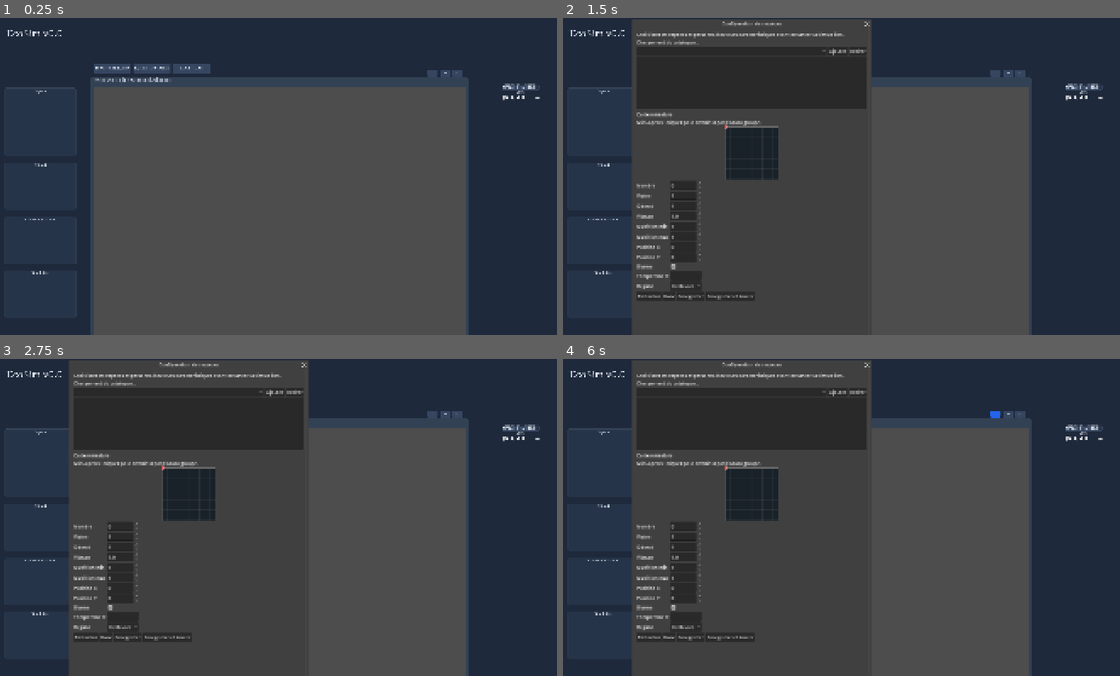
Above: before the commit, frames 1-4 (two rows, left to right).
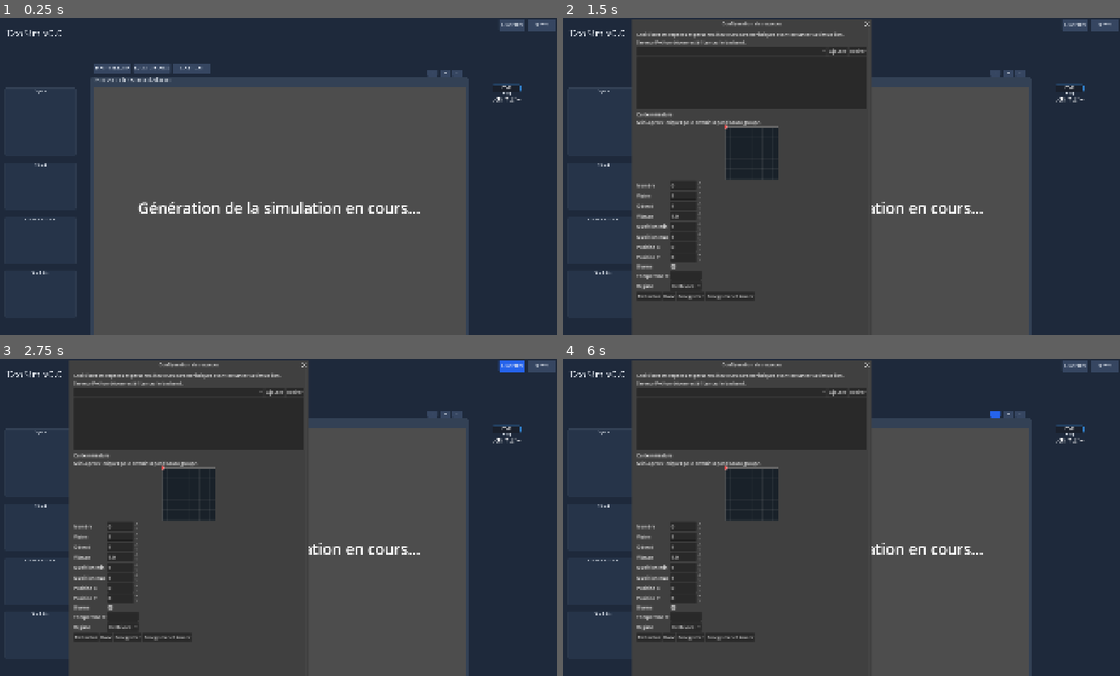
Above: after the commit, the same moments.

Repository: EcoSim-Interactive/EcoSim-game
Game: Godot game, scene res://screens/Homepage.tscn
The game is run twice, just before and just after one commit, with the same random seed, the same clock (stepped at 60 frames per second) and the same inputs.
Inputs (mouse positions are in pixels of both pictures, inside the frame that each line leads up to):
- Up to frame 1 (0.25 s): no input
- Up to frame 2 (1.5 s): click "Marche/Arrêt" (after the commit: "Start") at 0.5 s; click "Jour/Nuit" at 1.25 s
- Up to frame 3 (2.75 s): click (512, 365) at 2 s, where only the run after the commit has a clickable "Paramètres"
- Up to frame 4 (6 s): click "Marche/Arrêt" (after the commit: "Start") at 2.75 s; click "Import Simulation" at 3.5 s; click "Export Simulation" at 4.25 s; click "Export logs" at 5 s; click "1x" at 5.75 s

The runs differ from the first frame. In frame 1, 1.4% of the frame differs, in the area x 24-100%, y 0-62%; in frame 2, 1.0%; in frame 3, 1.0%; in frame 4, 1.0%.

Commit message:
bouton settings, visuel marche arret, indicateur de generation monde et simu

Diff:
--- a/simulatorV1/godot_interface/simulation/project.godot
+++ b/simulatorV1/godot_interface/simulation/project.godot
@@ -23,6 +23,7 @@
 
 window/size/viewport_width=1920
 window/size/viewport_height=1080
+window/size/mode=3
 window/stretch/mode="canvas_items"
 
 [global_group]
--- a/simulatorV1/godot_interface/simulation/screens/Homepage.tscn
+++ b/simulatorV1/godot_interface/simulation/screens/Homepage.tscn
@@ -27,6 +27,68 @@
 corner_radius_top_right = 16
 corner_radius_bottom_right = 16
 corner_radius_bottom_left = 16
+
+[sub_resource type="StyleBoxFlat" id="StyleBoxFlat_Settings"]
+bg_color = Color(0.12, 0.14, 0.18, 0.95)
+border_width_left = 6
+border_width_top = 6
+border_width_right = 6
+border_width_bottom = 6
+border_color = Color(0.2, 0.6, 0.4, 1)
+corner_radius_top_left = 16
+corner_radius_top_right = 16
+corner_radius_bottom_right = 16
+corner_radius_bottom_left = 16
+shadow_color = Color(0, 0, 0, 0.5)
+shadow_size = 12
+
+[sub_resource type="StyleBoxFlat" id="StyleBoxFlat_StartNormal"]
+bg_color = Color(0.102, 0.125, 0.173, 1)
+border_width_left = 1
+border_width_top = 1
+border_width_right = 1
+border_width_bottom = 1
+border_color = Color(0.192, 0.51, 0.808, 1)
+corner_radius_top_left = 6
+corner_radius_top_right = 6
+corner_radius_bottom_right = 6
+corner_radius_bottom_left = 6
+content_margin_left = 15.0
+content_margin_top = 10.0
+content_margin_right = 15.0
+content_margin_bottom = 10.0
+
+[sub_resource type="StyleBoxFlat" id="StyleBoxFlat_StartHover"]
+bg_color = Color(0.176, 0.216, 0.282, 1)
+border_width_left = 1
+border_width_top = 1
+border_width_right = 1
+border_width_bottom = 1
+border_color = Color(0.231, 0.612, 0.97, 1)
+corner_radius_top_left = 6
+corner_radius_top_right = 6
+corner_radius_bottom_right = 6
+corner_radius_bottom_left = 6
+content_margin_left = 15.0
+content_margin_top = 10.0
+content_margin_right = 15.0
+content_margin_bottom = 10.0
+
+[sub_resource type="StyleBoxFlat" id="StyleBoxFlat_StartPressed"]
+bg_color = Color(0.067, 0.082, 0.11, 1)
+border_width_left = 1
+border_width_top = 1
+border_width_right = 1
+border_width_bottom = 1
+border_color = Color(0.154, 0.408, 0.646, 1)
+corner_radius_top_left = 6
+corner_radius_top_right = 6
+corner_radius_bottom_right = 6
+corner_radius_bottom_left = 6
+content_margin_left = 15.0
+content_margin_top = 10.0
+content_margin_right = 15.0
+content_margin_bottom = 10.0
 
 [node name="Homepage" type="Control" unique_id=1607099367]
 layout_mode = 3
@@ -265,6 +327,27 @@
 size = Vector2i(1475, 1000)
 render_target_update_mode = 4
 
+[node name="LoadingOverlay" type="Control" parent="Simulateur/Panel" unique_id=1067205850]
+visible = false
+layout_mode = 1
+anchors_preset = 15
+anchor_right = 1.0
+anchor_bottom = 1.0
+grow_horizontal = 2
+grow_vertical = 2
+
+[node name="Label" type="Label" parent="Simulateur/Panel/LoadingOverlay" unique_id=1067205851]
+layout_mode = 1
+anchors_preset = 15
+anchor_right = 1.0
+anchor_bottom = 1.0
+grow_horizontal = 2
+grow_vertical = 2
+theme_override_font_sizes/font_size = 60
+text = "Génération de la simulation en cours..."
+horizontal_alignment = 1
+vertical_alignment = 1
+
 [node name="World" parent="Simulateur/Panel/SubViewportContainer/SubViewport" unique_id=1002459072 instance=ExtResource("2_1n0mb")]
 z_index = 1
 
@@ -274,18 +357,24 @@
 
 [node name="VBoxContainer" type="VBoxContainer" parent="." unique_id=1464508810]
 layout_mode = 0
-offset_left = 2524.0
+offset_left = 2460.0
 offset_top = -77.0833
-offset_right = 2824.0
+offset_right = 2660.0
 offset_bottom = 22.9167
 scale = Vector2(0.80001, 1)
 theme = ExtResource("2_gmipm")
 
-[node name="CheckButton" type="CheckButton" parent="VBoxContainer" unique_id=96596973]
-z_index = 1
-layout_mode = 2
-theme_override_font_sizes/font_size = 40
-text = "Marche/Arrêt"
+[node name="CheckButton" type="Button" parent="VBoxContainer" unique_id=96596973]
+z_index = 1
+layout_mode = 2
+theme_override_colors/font_color = Color(1, 1, 1, 1)
+theme_override_colors/font_pressed_color = Color(0.8, 0.8, 0.8, 1)
+theme_override_colors/font_hover_color = Color(1, 1, 1, 1)
+theme_override_font_sizes/font_size = 32
+theme_override_styles/normal = SubResource("StyleBoxFlat_StartNormal")
+theme_override_styles/hover = SubResource("StyleBoxFlat_StartHover")
+theme_override_styles/pressed = SubResource("StyleBoxFlat_StartPressed")
+text = "Start"
 script = ExtResource("4_1wvxa")
 world_path = NodePath("../../Simulateur/Panel/SubViewportContainer/SubViewport/World")
 
@@ -416,3 +505,58 @@
 
 [node name="VBoxContainer" type="VBoxContainer" parent="Simulation/VBoxContainer/ScrollContainer" unique_id=823890126]
 layout_mode = 2
+
+[node name="Header" type="HBoxContainer" parent="." unique_id=9999901]
+layout_mode = 0
+offset_left = 2480.0
+offset_top = -520.0
+offset_right = 2880.0
+offset_bottom = -440.0
+theme = ExtResource("2_gmipm")
+alignment = 2
+theme_override_constants/separation = 20
+
+[node name="SettingsBtn" type="Button" parent="Header" unique_id=9999902]
+custom_minimum_size = Vector2(180, 70)
+layout_mode = 2
+theme = ExtResource("2_gmipm")
+text = "Paramètres"
+
+[node name="QuitBtn" type="Button" parent="Header" unique_id=9999903]
+custom_minimum_size = Vector2(180, 70)
+layout_mode = 2
+theme = ExtResource("2_gmipm")
+text = "Quitter"
+
+[node name="SettingsPanel" type="Panel" parent="." unique_id=9999904]
+visible = false
+z_index = 10
+layout_mode = 0
+offset_left = 2380.0
+offset_top = -420.0
+offset_right = 2880.0
+offset_bottom = -120.0
+theme_override_styles/panel = SubResource("StyleBoxFlat_Settings")
+
+[node name="VBoxContainer" type="VBoxContainer" parent="SettingsPanel" unique_id=9999905]
+layout_mode = 1
+anchors_preset = 15
+anchor_right = 1.0
+anchor_bottom = 1.0
+offset_left = 40.0
+offset_top = 40.0
+offset_right = -40.0
+offset_bottom = -40.0
+grow_horizontal = 2
+grow_vertical = 2
+theme_override_constants/separation = 40
+
+[node name="Label" type="Label" parent="SettingsPanel/VBoxContainer" unique_id=9999906]
+layout_mode = 2
+theme_override_font_sizes/font_size = 40
+text = "Mode d'affichage"
+
+[node name="ModeOption" type="OptionButton" parent="SettingsPanel/VBoxContainer" unique_id=9999907]
+custom_minimum_size = Vector2(0, 80)
+layout_mode = 2
+theme_override_font_sizes/font_size = 35
--- a/simulatorV1/godot_interface/simulation/scripts/homepage.gd
+++ b/simulatorV1/godot_interface/simulation/scripts/homepage.gd
@@ -3,6 +3,12 @@
 
 # --- Références aux nodes ---
 @onready var export_button = $Boutton/VBoxContainer/ExportLog
+@onready var settings_btn = $Header/SettingsBtn
+@onready var quit_btn = $Header/QuitBtn
+@onready var settings_panel = $SettingsPanel
+@onready var mode_option = $SettingsPanel/VBoxContainer/ModeOption
+@onready var loading_overlay = $Simulateur/Panel/LoadingOverlay
+@onready var world = $Simulateur/Panel/SubViewportContainer/SubViewport/World
 
 # --- Variables principales ---
 var simulation_logs = []          # Données chargées depuis summary.json
@@ -18,6 +24,35 @@
 func _ready():
 	if export_button:
 		export_button.pressed.connect(_on_export_log_pressed)
+	if settings_btn:
+		settings_btn.pressed.connect(_on_settings_pressed)
+	if quit_btn:
+		quit_btn.pressed.connect(_on_quit_pressed)
+	if mode_option:
+		var popup = mode_option.get_popup()
+		popup.add_theme_font_size_override("font_size", 35)
+
+		mode_option.item_selected.connect(_on_mode_selected)
+		mode_option.add_item("Plein écran", 0)
+		mode_option.add_item("Fenêtré", 1)
+		mode_option.add_item("Maximisé", 2)
+		var current_mode = DisplayServer.window_get_mode()
+		if current_mode == DisplayServer.WINDOW_MODE_FULLSCREEN or current_mode == DisplayServer.WINDOW_MODE_EXCLUSIVE_FULLSCREEN:
+			mode_option.select(0)
+		elif current_mode == DisplayServer.WINDOW_MODE_MAXIMIZED:
+			mode_option.select(2)
+		else:
+			mode_option.select(1)
+
+	if world:
+		world.world_loading.connect(_on_world_loading)
+		world.world_loaded.connect(_on_world_loaded)
+		if world.has_signal("simulation_computing"):
+			world.simulation_computing.connect(_on_simulation_computing)
+		if world.has_signal("simulation_computed"):
+			world.simulation_computed.connect(_on_simulation_computed)
+		if not world.world_ready:
+			loading_overlay.visible = true
 
 	if logs_folder == "":
 		if OS.has_feature("editor"):
@@ -211,3 +246,48 @@
 
 func clear_logs():
 	simulation_logs.clear()
+
+# --- Gestion du Header ---
+func _on_settings_pressed():
+	if settings_panel:
+		settings_panel.visible = !settings_panel.visible
+
+func _on_quit_pressed():
+	get_tree().quit()
+
+func _on_mode_selected(index: int):
+	var id = mode_option.get_item_id(index)
+	match id:
+		0:
+			DisplayServer.window_set_mode(DisplayServer.WINDOW_MODE_FULLSCREEN)
+		1:
+			DisplayServer.window_set_mode(DisplayServer.WINDOW_MODE_WINDOWED)
+			var screen_idx = DisplayServer.window_get_current_screen()
+			var screen_size = DisplayServer.screen_get_size(screen_idx)
+			# Reduce size slightly so the title bar isn't off-screen on 1080p
+			var target_size = Vector2i(screen_size.x - 100, screen_size.y - 100)
+			if target_size.x > 1600: target_size = Vector2i(1600, 900)
+			DisplayServer.window_set_size(target_size)
+			DisplayServer.window_set_position((screen_size - target_size) / 2)
+		2:
+			DisplayServer.window_set_mode(DisplayServer.WINDOW_MODE_MAXIMIZED)
+
+func _on_world_loading():
+	if loading_overlay:
+		if loading_overlay.has_node("Label"):
+			loading_overlay.get_node("Label").text = "Génération du monde en cours..."
+		loading_overlay.visible = true
+
+func _on_world_loaded():
+	if loading_overlay:
+		loading_overlay.visible = false
+
+func _on_simulation_computing():
+	if loading_overlay:
+		if loading_overlay.has_node("Label"):
+			loading_overlay.get_node("Label").text = "Génération de la simulation en cours..."
+		loading_overlay.visible = true
+
+func _on_simulation_computed():
+	if loading_overlay:
+		loading_overlay.visible = false
--- a/simulatorV1/godot_interface/simulation/scripts/socket_client.gd
+++ b/simulatorV1/godot_interface/simulation/scripts/socket_client.gd
@@ -5,7 +5,10 @@
 signal species_configuration_required
 signal species_catalog_ready(payload)
 signal species_configuration_saved(ok, payload)
+signal world_loading
 signal world_loaded
+signal simulation_computing
+signal simulation_computed
 
 var socket := WebSocketPeer.new()
 var connected := false
@@ -101,6 +104,7 @@
 
 	match data.get("type", ""):
 		"world_meta":
+			emit_signal("world_loading")
 			_reset_visuals()
 			world_ready = false
 			resume_after_world_ready = running
@@ -188,9 +192,12 @@
 		TYPE_STRING:
 			print("[CLIENT] Etat serveur :", payload)
 			var status_str := String(payload)
+			if status_str == "computing":
+				emit_signal("simulation_computing")
 			if status_str.find("started") != -1 or status_str.find("resumed") != -1:
 				running = true
 				run_completed = false
+				emit_signal("simulation_computed")
 			if status_str.find("paused") != -1:
 				running = false
 			if status_str.find("stopped") != -1:
@@ -203,6 +210,7 @@
 				precompute_ready = true
 				precompute_pending = false
 				print("[CLIENT] Pre-calcul termine :", payload)
+				emit_signal("simulation_computed")
 			else:
 				print("[CLIENT] Etat serveur :", payload)
 		_:
--- a/simulatorV1/godot_interface/simulation/scripts/species_configurator.gd
+++ b/simulatorV1/godot_interface/simulation/scripts/species_configurator.gd
@@ -215,8 +215,12 @@
 	open_modal()
 
 func open_modal() -> void:
-	if world and world.has_method("request_species_catalog"):
-		world.request_species_catalog()
+	if world:
+		if world.get("connected") == false:
+			status_label.text = "Serveur Python déconnecté ! Lancez le backend."
+		elif world.has_method("request_species_catalog"):
+			status_label.text = "Chargement du catalogue..."
+			world.request_species_catalog()
 	dialog.popup_centered_ratio(0.72)
 
 func _on_species_catalog_ready(payload) -> void:
--- a/simulatorV1/godot_interface/simulation/scripts/startpausebutton.gd
+++ b/simulatorV1/godot_interface/simulation/scripts/startpausebutton.gd
@@ -1,14 +1,24 @@
 ## Synchronise l'etat du bouton avec le lancement ou la pause de la simulation.
-extends CheckButton
+extends Button
 
 @export var world_path: NodePath
 var world: Node = null
 
 func _ready() -> void:
+	toggle_mode = true
 	if world_path != NodePath():
 		world = get_node(world_path)
 
 	toggled.connect(_on_toggled)
+	_update_visuals(button_pressed)
+
+func _process(_delta: float) -> void:
+	if world == null or not world.has_method("is_running"):
+		return
+	var actually_running = world.is_running()
+	if button_pressed != actually_running:
+		set_pressed_no_signal(actually_running)
+		_update_visuals(actually_running)
 
 func _on_toggled(pressed_state: bool) -> void:
 	if world == null:
@@ -16,11 +26,51 @@
 
 	if pressed_state:
 		world.start_simulation()
-		if world.has_method("is_running") and not world.is_running():
-			set_pressed_no_signal(false)
-			text = "Marche/Arrêt"
-			return
-		text = "Start"
 	else:
 		world.pause_simulation()
+
+func _update_visuals(is_playing: bool):
+	var normal_style = StyleBoxFlat.new()
+	var hover_style = StyleBoxFlat.new()
+	var pressed_style = StyleBoxFlat.new()
+
+	# Forme rectangulaire avec bords légèrement arrondis comme dans le dashboard
+	for style in [normal_style, hover_style, pressed_style]:
+		style.bg_color = Color("#1a202c") # Fond sombre comme les panels
+		style.corner_radius_top_left = 6
+		style.corner_radius_top_right = 6
+		style.corner_radius_bottom_right = 6
+		style.corner_radius_bottom_left = 6
+		style.border_width_left = 1
+		style.border_width_right = 1
+		style.border_width_top = 1
+		style.border_width_bottom = 1
+		style.content_margin_left = 15
+		style.content_margin_right = 15
+		style.content_margin_top = 10
+		style.content_margin_bottom = 10
+
+	var border_color: Color
+	if is_playing:
 		text = "Pause"
+		border_color = Color("#e53e3e") # Bordure rouge subtile
+	else:
+		text = "Start"
+		border_color = Color("#3182ce") # Bordure bleue subtile
+
+	normal_style.border_color = border_color
+
+	hover_style.border_color = border_color.lightened(0.2)
+	hover_style.bg_color = Color("#2d3748") # Fond un peu plus clair au survol
+
+	pressed_style.border_color = border_color.darkened(0.2)
+	pressed_style.bg_color = Color("#11151c") # Fond plus sombre au clic
+
+	add_theme_color_override("font_color", Color(1.0, 1.0, 1.0))
+	add_theme_color_override("font_hover_color", Color(1.0, 1.0, 1.0))
+	add_theme_color_override("font_pressed_color", Color(0.8, 0.8, 0.8))
+	add_theme_font_size_override("font_size", 32) # Texte très grand comme demandé
+
+	add_theme_stylebox_override("normal", normal_style)
+	add_theme_stylebox_override("hover", hover_style)
+	add_theme_stylebox_override("pressed", pressed_style)
Not shown, changed: simulatorV1/python_backend/infrastructure/http/server.py
